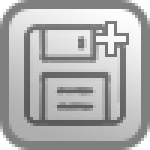
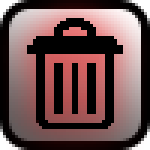
Before/after of a (150, 150) layered artwork. What changed in the layer stack:
added layer "Layer 1" above "file" over [27, 18, 123, 129]
renamed "Layer 1" to "new", hid it, opacity 50% → 100% over [24, 21, 129, 126]
renamed "Rounded Rectangle 1" to "still", opacity 50% → 100%, painted on it over [0, 0, 150, 150]
